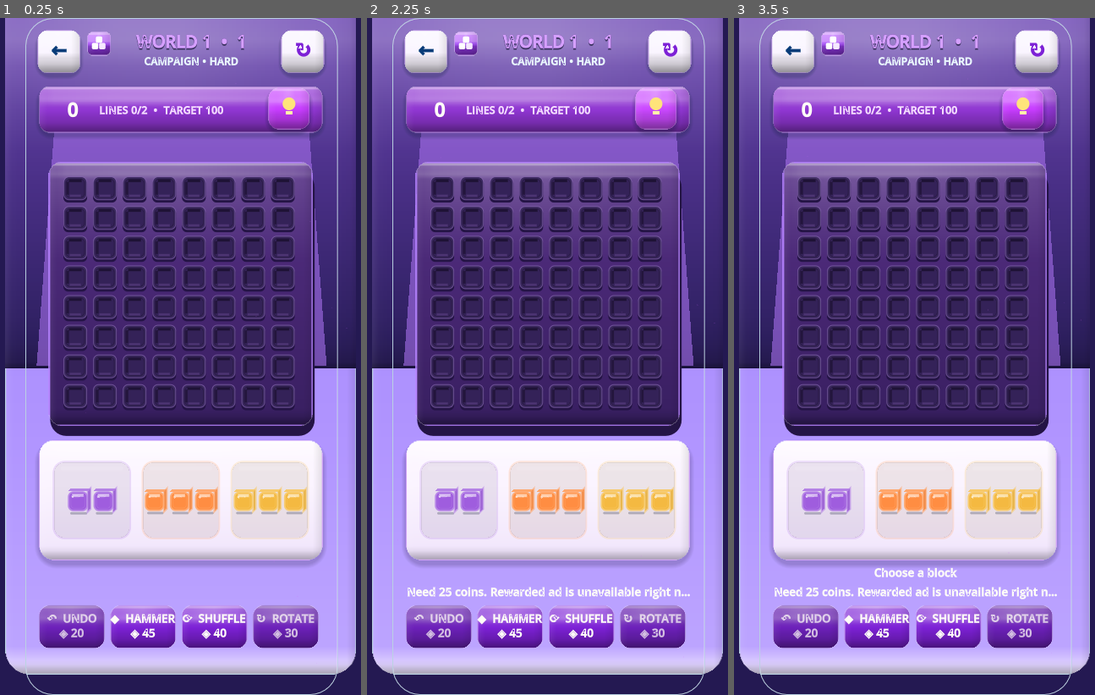
Above: before the commit, frames 1-3 (left to right).
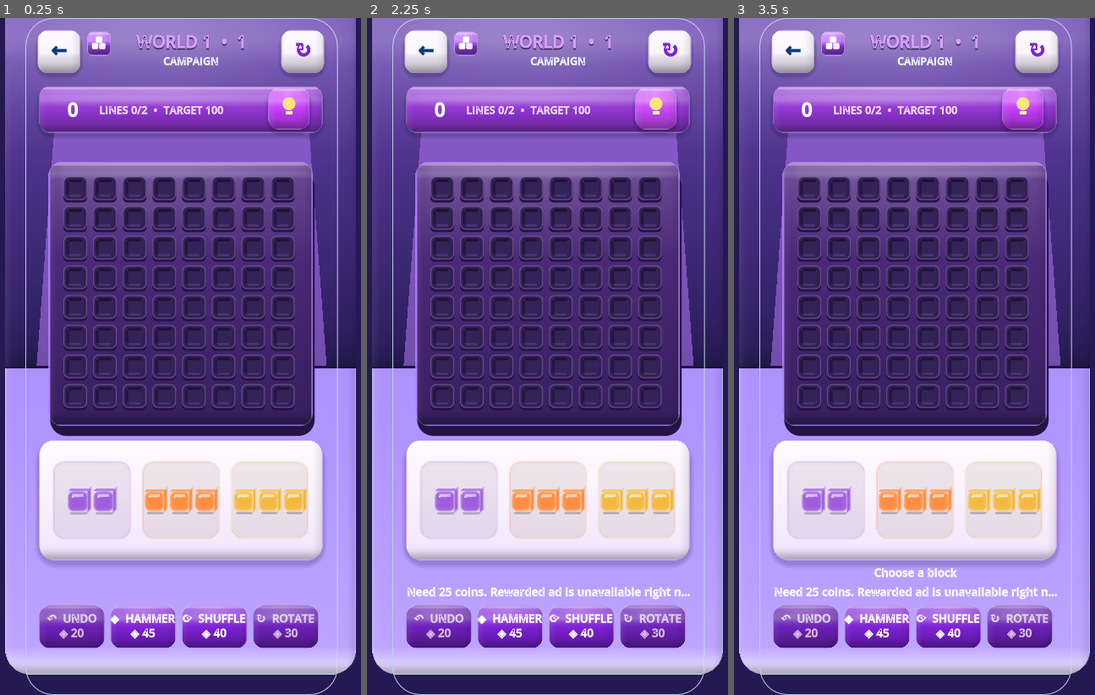
Above: after the commit, the same moments.

Repository: eghosa001/unjam
Game: Godot game, scene res://scenes/BlockPuzzle.tscn
Two runs of this game, one before a commit and one after it. Both use one fixed random seed, a clock stepped at 60 frames per second and the inputs below. This scene is started directly instead of the project's main scene.
Inputs (mouse positions are in pixels of both pictures, inside the frame that each line leads up to):
- Up to frame 1 (0.25 s): no input
- Up to frame 2 (2.25 s): click "←" at 0.5 s; click "↻" at 1.25 s; click (655, 106) at 2 s
- Up to frame 3 (3.5 s): click (809, 187) at 2.77 s

The runs differ from the first frame. In frame 1, 0.2% of the frame differs, in the area x 40-67%, y 5-7%; in frame 2, 0.2%; in frame 3, 0.2%.

Commit message:
Remove hard-coded Block difficulty label

Diff:
--- a/scripts/game/block_puzzle_3d.gd
+++ b/scripts/game/block_puzzle_3d.gd
@@ -144,7 +144,7 @@
 	title_label.horizontal_alignment = HORIZONTAL_ALIGNMENT_CENTER
 	FigmaReferenceCanvas.set_rect(title_label, 115, 15, 184, 30)
 	canvas.add_child(title_label)
-	var campaign := FigmaReferenceCanvas.label("CAMPAIGN • HARD", 12, Color(0.92,0.98,1.0), false)
+	var campaign := FigmaReferenceCanvas.label("CAMPAIGN", 12, Color(0.92,0.98,1.0), false)
 	campaign.name = "BlockCampaignSubtitle"
 	campaign.horizontal_alignment = HORIZONTAL_ALIGNMENT_CENTER
 	FigmaReferenceCanvas.set_rect(campaign, 115, 43, 184, 20)
